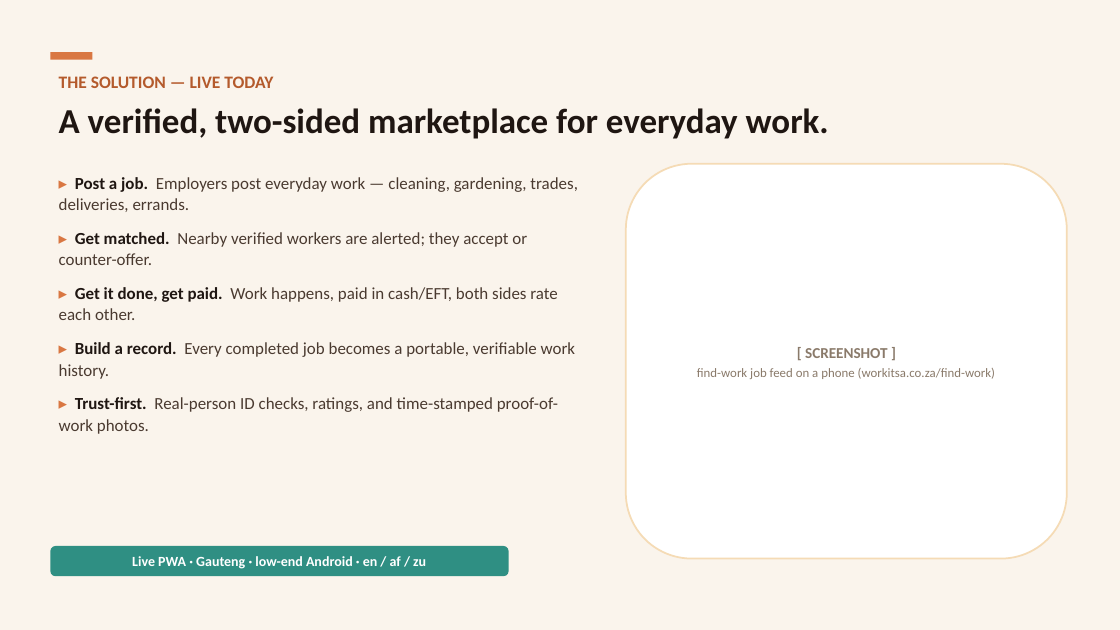
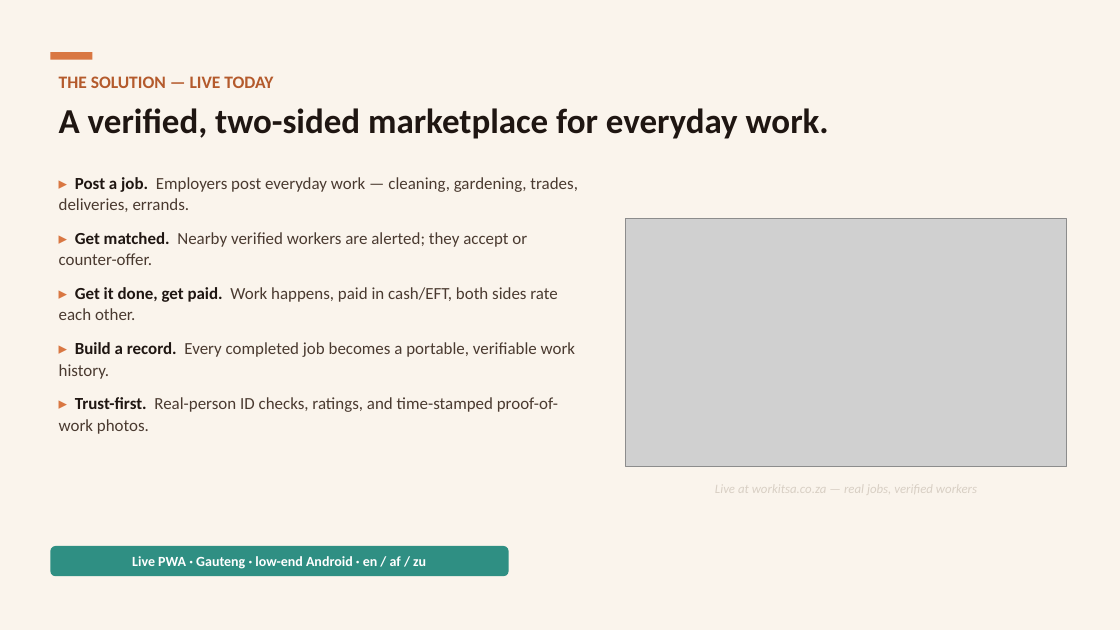
Before and after one commit to chepscreate/workitsa-hackathon, a slide deck: slide 3 of Documents/WorkitSA - FNB Hackathon Deck.pptx. Drawn at 1120x630 pixels with LibreOffice and Linux fonts; fonts in the diff are those of the drawing; grey boxes stand for pictures. Boxes give left, top, right and bottom in pixels: in the first picture for what was removed or moved away, otherwise in the second. Text is boxed around its words. In the diff, an @@ line names an element or a change of style, - is before the commit and + after.

Commit message:
deck: insert live screenshots — homepage (S3), Live Pulse + Jarvis (S7); fix S6 WhatsApp line

```diff
--- a/Documents/WorkitSA - FNB Hackathon Deck.pptx
+++ b/Documents/WorkitSA - FNB Hackathon Deck.pptx
@@ rounded rectangle removed at <box>626,164,1067,559</box> @@
@@ picture added at <box>626,218,1067,466</box> @@
@@ text removed at <box>697,348,995,379</box> @@
-[ SCREENSHOT ]
-find-work job feed on a phone (workitsa.co.za/find-work)
@@ text added at <box>715,481,977,497</box>, 11 pt, text #D8CFC4, italic @@
+Live at workitsa.co.za — real jobs, verified workers
```
Also in this commit, not shown: 2 other slides changed, 8 other files.
